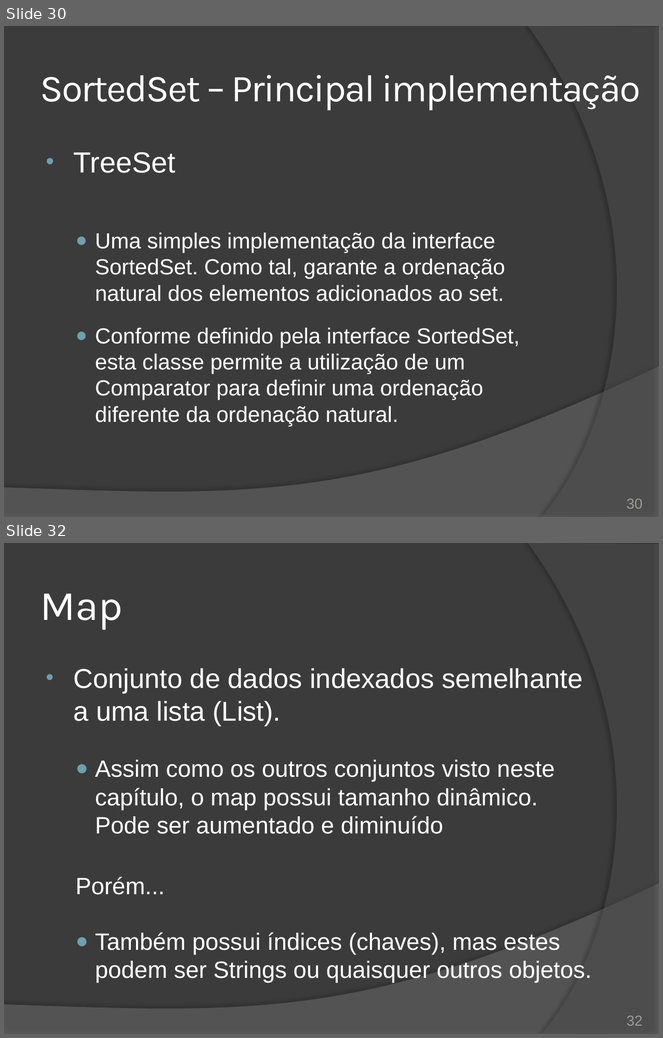
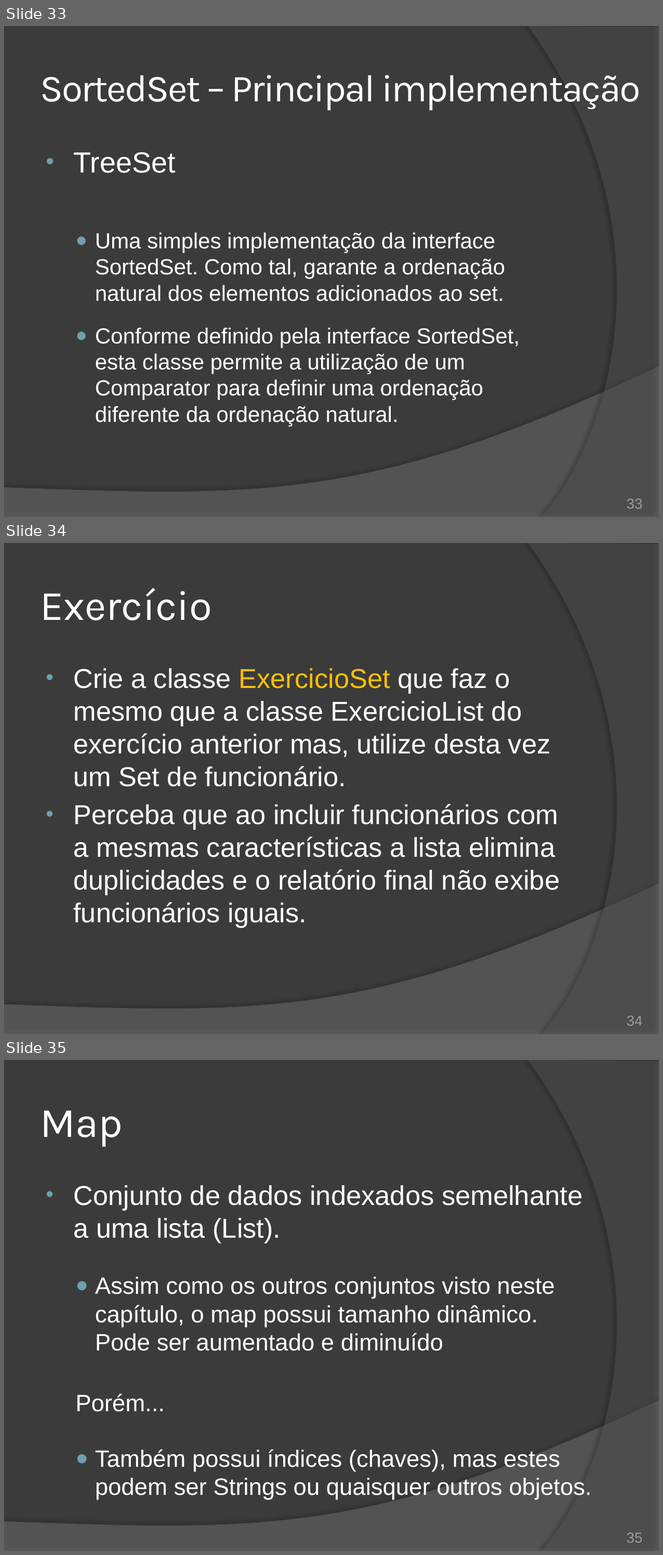
Before and after one commit to duchesqui/slzvieira-training, a slide deck: 2-Java-Programmer-Modulo-II/10.Capitulo04.pptx. Shown one above the other, each under a label of ours: slides 30 and 32 before the commit, slides 33, 34 and 35 after it; the slides between them are not shown. The pictures are 663x1038 and 663x1555 pixels, drawn with LibreOffice and Linux fonts; fonts in the diff are those of the drawing. Boxes give left, top, right and bottom in pixels: in the first picture for what was removed or moved away, otherwise in the second. Text is boxed around its words. In the diff, an @@ line names an element or a change of style, - is before the commit and + after.

Commit message:
Collections - Exercício.

```diff
--- a/2-Java-Programmer-Modulo-II/10.Capitulo04.pptx
+++ b/2-Java-Programmer-Modulo-II/10.Capitulo04.pptx
@@ slide 34 added at bbox=[4, 543, 659, 1034], background #3B3B3B; not listed: 2 template elements that a slide beside it also shows @@
@@ title added at bbox=[40, 588, 213, 620], 46 pt, text #FFFFFF @@
+Exercício
@@ text added at bbox=[73, 668, 560, 928], 30 pt, text #FFFFFF @@
+• Crie a classe ExercicioSet que faz o mesmo que a classe ExercicioList do exercício anterior mas, utilize desta vez um Set de funcionário.
+• Perceba que ao incluir funcionários com a mesmas características a lista elimina duplicidades e o relatório final não exibe funcionários iguais.
@@ page number added at bbox=[626, 1016, 643, 1026], 16 pt, text #9D9B9A @@
+34
@@ what was slide 30 is now slide 33 @@
@@ page number at bbox=[626, 499, 643, 509]: text changed @@
-30
+33
@@ what was slide 32 is now slide 35 @@
@@ page number at bbox=[626, 1533, 643, 1543]: text changed @@
-32
+35
```
Also in this commit, not shown: 1 slide changed, 4 other slides added, 2 slides removed, 2 other files.
